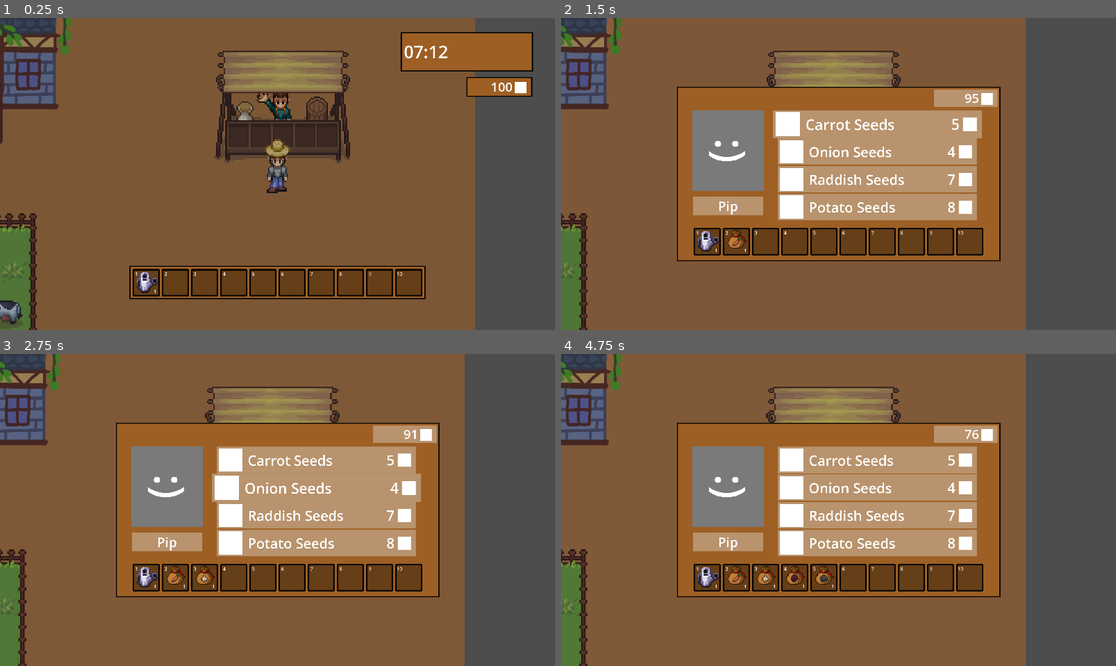
Above: before the commit, frames 1-4 (two rows, left to right).
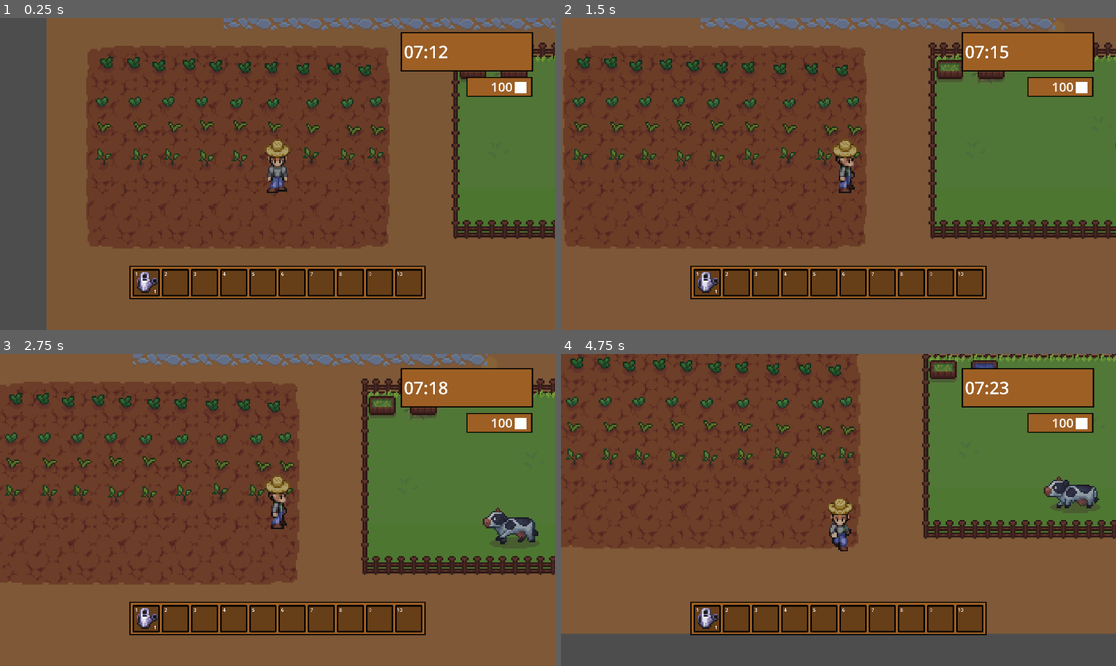
Above: after the commit, the same moments.

Repository: DragonEyeGames/Farming-Fun
Game: Godot game, scene res://Scenes/Main.tscn
The game is run twice, just before and just after one commit, with the same random seed, the same clock (stepped at 60 frames per second) and the same inputs.
Inputs (mouse positions are in pixels of both pictures, inside the frame that each line leads up to):
- Up to frame 1 (0.25 s): no input
- Up to frame 2 (1.5 s): tap Enter at 0.5 s; move the mouse to (960, 158) at 0.52 s; hold D (Right) 0.53-1.25 s; tap E (Interact) at 0.6 s; click (871, 124) at 1.25 s, where only the run before the commit has a clickable "Carrot Seeds"
- Up to frame 3 (2.75 s): click (310, 488) at 2 s, where only the run before the commit has a clickable "Onion Seeds"
- Up to frame 4 (4.75 s): click (871, 516) at 2.75 s, where only the run before the commit has a clickable "Raddish Seeds"; click (871, 541) at 3.5 s, where only the run before the commit has a clickable "Potato Seeds"; move the mouse to (727, 525) at 4.27 s; hold S (Down) from 4.28 s (still down); tap E (Interact) at 4.35 s

The runs differ from the first frame. In frame 1, 58% of the frame differs, in the area x 0-100%, y 0-100%; in frame 2, 80%; in frame 3, 80%; in frame 4, 88%.

Commit message:
Improved inventory slots
Inventory slots are no longer in a sliding list but have a specific spot!

Diff:
--- a/Scenes/Main.tscn
+++ b/Scenes/Main.tscn
@@ -634,7 +634,7 @@
 position = Vector2(87, 39)
 
 [node name="Player" parent="." instance=ExtResource("1_r0du0")]
-position = Vector2(355, -27)
+position = Vector2(-78, 81)
 collision_layer = 2
 
 [node name="Pond" type="Node2D" parent="."]
--- a/Scenes/player.tscn
+++ b/Scenes/player.tscn
@@ -803,6 +803,97 @@
 "transitions": PackedFloat32Array(1),
 "update": 0,
 "values": [Vector2(-10, -5)]
+}
+
+[sub_resource type="Animation" id="Animation_gymyn"]
+resource_name = "waterLeft"
+tracks/0/type = "method"
+tracks/0/imported = false
+tracks/0/enabled = true
+tracks/0/path = NodePath("Sprite")
+tracks/0/interp = 1
+tracks/0/loop_wrap = true
+tracks/0/keys = {
+"times": PackedFloat32Array(0),
+"transitions": PackedFloat32Array(1),
+"values": [{
+"args": ["water-side"],
+"method": &"play"
+}]
+}
+tracks/1/type = "value"
+tracks/1/imported = false
+tracks/1/enabled = true
+tracks/1/path = NodePath(".:canMove")
+tracks/1/interp = 1
+tracks/1/loop_wrap = true
+tracks/1/keys = {
+"times": PackedFloat32Array(0, 1),
+"transitions": PackedFloat32Array(1, 1),
+"update": 1,
+"values": [false, true]
+}
+tracks/2/type = "value"
+tracks/2/imported = false
+tracks/2/enabled = true
+tracks/2/path = NodePath("WaterEffects/side:visible")
+tracks/2/interp = 1
+tracks/2/loop_wrap = true
+tracks/2/keys = {
+"times": PackedFloat32Array(0),
+"transitions": PackedFloat32Array(1),
+"update": 1,
+"values": [true]
+}
+tracks/3/type = "method"
+tracks/3/imported = false
+tracks/3/enabled = true
+tracks/3/path = NodePath("WaterEffects/side")
+tracks/3/interp = 1
+tracks/3/loop_wrap = true
+tracks/3/keys = {
+"times": PackedFloat32Array(0),
+"transitions": PackedFloat32Array(1),
+"values": [{
+"args": ["water-side"],
+"method": &"play"
+}]
+}
+tracks/4/type = "value"
+tracks/4/imported = false
+tracks/4/enabled = true
+tracks/4/path = NodePath("WaterEffects/side:position")
+tracks/4/interp = 0
+tracks/4/loop_wrap = true
+tracks/4/keys = {
+"times": PackedFloat32Array(0, 0.2),
+"transitions": PackedFloat32Array(1, 1),
+"update": 0,
+"values": [Vector2(-23, -6), Vector2(-34, -6)]
+}
+tracks/5/type = "value"
+tracks/5/imported = false
+tracks/5/enabled = true
+tracks/5/path = NodePath("Sprite:flip_h")
+tracks/5/interp = 1
+tracks/5/loop_wrap = true
+tracks/5/keys = {
+"times": PackedFloat32Array(0),
+"transitions": PackedFloat32Array(1),
+"update": 1,
+"values": [true]
+}
+tracks/6/type = "value"
+tracks/6/imported = false
+tracks/6/enabled = true
+tracks/6/path = NodePath("WaterEffects/side:flip_h")
+tracks/6/interp = 1
+tracks/6/loop_wrap = true
+tracks/6/keys = {
+"times": PackedFloat32Array(0),
+"transitions": PackedFloat32Array(1),
+"update": 1,
+"values": [true]
 }
 
 [sub_resource type="Animation" id="Animation_f1ek2"]
@@ -896,97 +987,6 @@
 "values": [false]
 }
 
-[sub_resource type="Animation" id="Animation_gymyn"]
-resource_name = "waterLeft"
-tracks/0/type = "method"
-tracks/0/imported = false
-tracks/0/enabled = true
-tracks/0/path = NodePath("Sprite")
-tracks/0/interp = 1
-tracks/0/loop_wrap = true
-tracks/0/keys = {
-"times": PackedFloat32Array(0),
-"transitions": PackedFloat32Array(1),
-"values": [{
-"args": ["water-side"],
-"method": &"play"
-}]
-}
-tracks/1/type = "value"
-tracks/1/imported = false
-tracks/1/enabled = true
-tracks/1/path = NodePath(".:canMove")
-tracks/1/interp = 1
-tracks/1/loop_wrap = true
-tracks/1/keys = {
-"times": PackedFloat32Array(0, 1),
-"transitions": PackedFloat32Array(1, 1),
-"update": 1,
-"values": [false, true]
-}
-tracks/2/type = "value"
-tracks/2/imported = false
-tracks/2/enabled = true
-tracks/2/path = NodePath("WaterEffects/side:visible")
-tracks/2/interp = 1
-tracks/2/loop_wrap = true
-tracks/2/keys = {
-"times": PackedFloat32Array(0),
-"transitions": PackedFloat32Array(1),
-"update": 1,
-"values": [true]
-}
-tracks/3/type = "method"
-tracks/3/imported = false
-tracks/3/enabled = true
-tracks/3/path = NodePath("WaterEffects/side")
-tracks/3/interp = 1
-tracks/3/loop_wrap = true
-tracks/3/keys = {
-"times": PackedFloat32Array(0),
-"transitions": PackedFloat32Array(1),
-"values": [{
-"args": ["water-side"],
-"method": &"play"
-}]
-}
-tracks/4/type = "value"
-tracks/4/imported = false
-tracks/4/enabled = true
-tracks/4/path = NodePath("WaterEffects/side:position")
-tracks/4/interp = 0
-tracks/4/loop_wrap = true
-tracks/4/keys = {
-"times": PackedFloat32Array(0, 0.2),
-"transitions": PackedFloat32Array(1, 1),
-"update": 0,
-"values": [Vector2(-23, -6), Vector2(-34, -6)]
-}
-tracks/5/type = "value"
-tracks/5/imported = false
-tracks/5/enabled = true
-tracks/5/path = NodePath("Sprite:flip_h")
-tracks/5/interp = 1
-tracks/5/loop_wrap = true
-tracks/5/keys = {
-"times": PackedFloat32Array(0),
-"transitions": PackedFloat32Array(1),
-"update": 1,
-"values": [true]
-}
-tracks/6/type = "value"
-tracks/6/imported = false
-tracks/6/enabled = true
-tracks/6/path = NodePath("WaterEffects/side:flip_h")
-tracks/6/interp = 1
-tracks/6/loop_wrap = true
-tracks/6/keys = {
-"times": PackedFloat32Array(0),
-"transitions": PackedFloat32Array(1),
-"update": 1,
-"values": [true]
-}
-
 [sub_resource type="Animation" id="Animation_pu2lt"]
 resource_name = "waterdown"
 tracks/0/type = "method"
@@ -1240,7 +1240,6 @@
 color = Color(0.19966345, 0.59695137, 0.07016479, 0.508)
 
 [node name="Items" parent="." instance=ExtResource("8_8erm5")]
-visible = false
 position = Vector2(1, -22)
 
 [node name="waterChecker" type="Node2D" parent="."]
--- a/Scenes/shop_hud.gd
+++ b/Scenes/shop_hud.gd
@@ -10,4 +10,5 @@
 		caller.success()
 		GameManager.playerMoney-=caller.cost
 		GameManager.addItem(caller.item, 1)
-	caller.fail()
+	else:
+		caller.fail()
--- a/Scripts/GameManager.gd
+++ b/Scripts/GameManager.gd
@@ -37,7 +37,7 @@
 
 
 
-var playerInventory: Array[InventorySlot] = []
+var playerInventory:= []
 var playerSelected = null
 var selectedItem
 
@@ -84,3 +84,21 @@
 		selectedItem = (playerInventory[playerSelected])
 	else:
 		selectedItem=null
+
+func itemSelected(item):
+	if(selectedItem!=null and selectedItem.item!=null):
+		return(item.to_lower() in inventoryItem.keys()[selectedItem.item].to_lower())
+	else:
+		return false
+
+func inventoryHas(item):
+	var itemStr=""
+	for invItem in playerInventory:
+		if(invItem.item!=null):
+			print(inventoryItem.keys()[invItem.item])
+			itemStr=inventoryItem.keys()[invItem.item]
+	if(itemStr!="" and item.to_lower() in itemStr.to_lower()):
+		print("true dat")
+		return true
+	else:
+		return false
--- a/Scripts/inventory_slot.gd
+++ b/Scripts/inventory_slot.gd
@@ -15,14 +15,11 @@
 	$InventoryOutline.visible=GameManager.playerSelected==index and selectable
 
 	for child in $Items.get_children():
-			child.visible=false
+		child.visible=false
 
 	var item = GameManager.playerInventory[index]
 	if item.amount > 0:
-		print(item.amount)
 		var itemIndex = (item.item)
-		print(itemIndex)
-		print(GameManager.inventoryItem.keys()[itemIndex])
 		$Items.get_node(GameManager.inventoryItem.keys()[itemIndex]).visible = true
 		var count = item.amount
 		$Value.text = str(count)
--- a/Scripts/player.gd
+++ b/Scripts/player.gd
@@ -11,7 +11,7 @@
 @export var raddish: PackedScene
 @export var potato: PackedScene
 @export var onion: PackedScene
-var selectedSeed
+var selectedSeed=""
 
 func _ready() -> void:
 	sprite = $Sprite
@@ -47,7 +47,7 @@
 	else:
 		state="idle"
 
-	if("seeds" in str(GameManager.selectedItem).to_lower() and canMove):
+	if((GameManager.itemSelected("seeds") and canMove) or selectedSeed!=""):
 		for child in $plantChecker.get_children():
 			child.visible=false
 		var selectedBit
@@ -71,11 +71,11 @@
 		else:
 			selectedBit.get_child(0).color=Color.RED
 		selectedBit.modulate.a=.6
-	elif(not "seeds" in str(GameManager.selectedItem).to_lower()):
+	elif(not GameManager.itemSelected("seeds")):
 		for child in $plantChecker.get_children():
 			child.visible=false
 
-	if("watering" in str(GameManager.selectedItem).to_lower()):
+	if(GameManager.itemSelected("watering")):
 		for child in $waterChecker.get_children():
 			child.visible=false
 		var selectedBit
@@ -94,10 +94,11 @@
 			child.visible=false
 
 	var animation = state + "-" + direction
-	if(GameManager.selectedItem!=null and ("walk" in sprite.animation or "idle" in sprite.animation)):
+	if(GameManager.selectedItem!=null and GameManager.selectedItem.item!=null and ("walk" in sprite.animation or "idle" in sprite.animation)):
 		pickedUp=true
 		for child in $Items.get_children():
-			child.visible=(child.name==str(GameManager.selectedItem))
+			print(GameManager.inventoryItem.keys()[GameManager.selectedItem.item])
+			child.visible=(child.name==str(GameManager.inventoryItem.keys()[GameManager.selectedItem.item]))
 	else:
 		pickedUp=false
 		for child in $Items.get_children():
@@ -113,7 +114,7 @@
 		canMove=false
 		sprite.play("pickup-" + direction)
 	elif(Input.is_action_just_pressed("Interact") and GameManager.selectedItem!=null):
-		if("seeds" in str(GameManager.selectedItem).to_lower() and GameManager.plantable!=null):
+		if(GameManager.itemSelected("seeds") and GameManager.plantable!=null):
 			var backupDirection=direction
 			if(sprite.flip_h and direction=="side"):
 				backupDirection="left-side"
@@ -123,9 +124,10 @@
 			GameManager.plantable.to_local($plantChecker.get_node(backupDirection).global_position)
 			)
 			var tile := GameManager.plantable.get_cell_source_id(cell)
-			selectedSeed=GameManager.selectedItem
+			selectedSeed=GameManager.inventoryItem.keys()[GameManager.selectedItem.item]
+			print(selectedSeed)
 			if(tile==0):
-				GameManager.removeItem(selectedSeed, 1)
+				GameManager.removeItem(GameManager.selectedItem.item, 1)
 				canMove=false
 				sprite.play("plant-" + direction)
 				effects.get_node(direction).play("plant-" + direction)
@@ -133,7 +135,7 @@
 					effects.scale.x=-1
 				else:
 					effects.scale.x=1
-		if("watering" in str(GameManager.selectedItem).to_lower() and GameManager.plantable!=null):
+		if(GameManager.itemSelected("watering") and GameManager.plantable!=null):
 			var backupDirection=direction
 			if(backupDirection=="side"):
 				if(sprite.flip_h):
@@ -181,6 +183,7 @@
 				plant.global_position=child.global_position
 				break
 		canMove=true
+		selectedSeed=""
 	if("water" in sprite.animation):
 		canMove=true
 		for child in $waterChecker.get_children():
